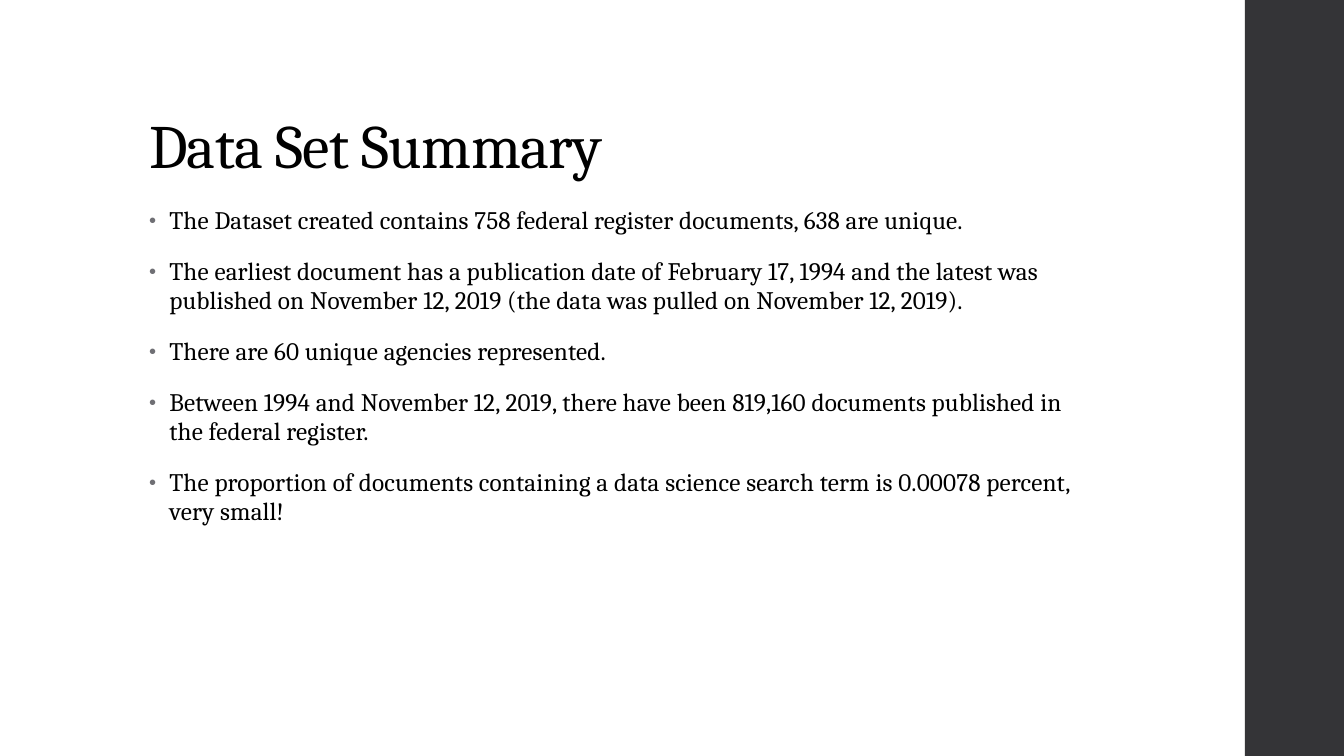
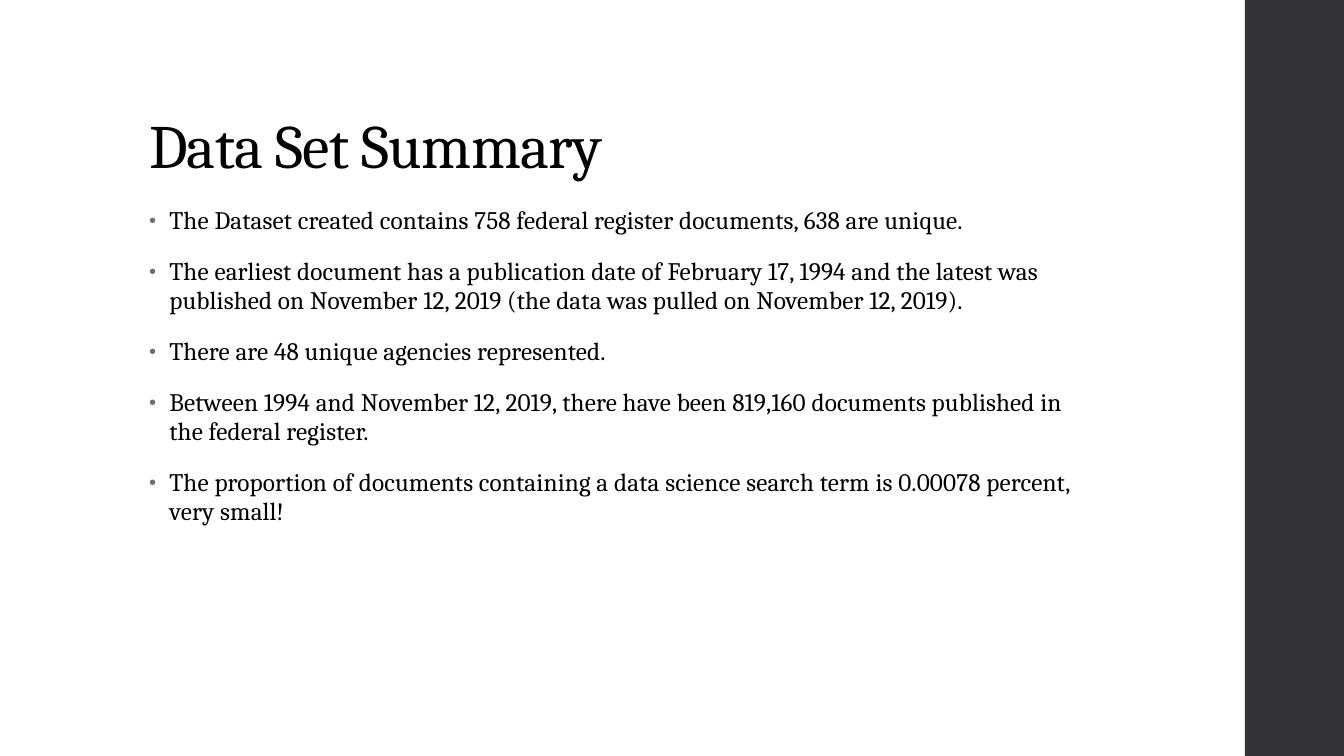
Before and after one commit to JDNantais/FederalRegister_API, a slide deck: slide 5 of Fed_Reg_Presentationpptx.pptx. Drawn at 1344x756 pixels with LibreOffice and Linux fonts; fonts in the diff are those of the drawing. Boxes give left, top, right and bottom in pixels: in the first picture for what was removed or moved away, otherwise in the second. Text is boxed around its words. In the diff, an @@ line names an element or a change of style, - is before the commit and + after.

```diff
--- a/Fed_Reg_Presentationpptx.pptx
+++ b/Fed_Reg_Presentationpptx.pptx
@@ text at (169,342,605,366): text changed @@
-• There are 60 unique agencies represented.
+• There are 48 unique agencies represented.
```
Also in this commit, not shown: 1 slide added, 1 slide removed, 5 other files.
